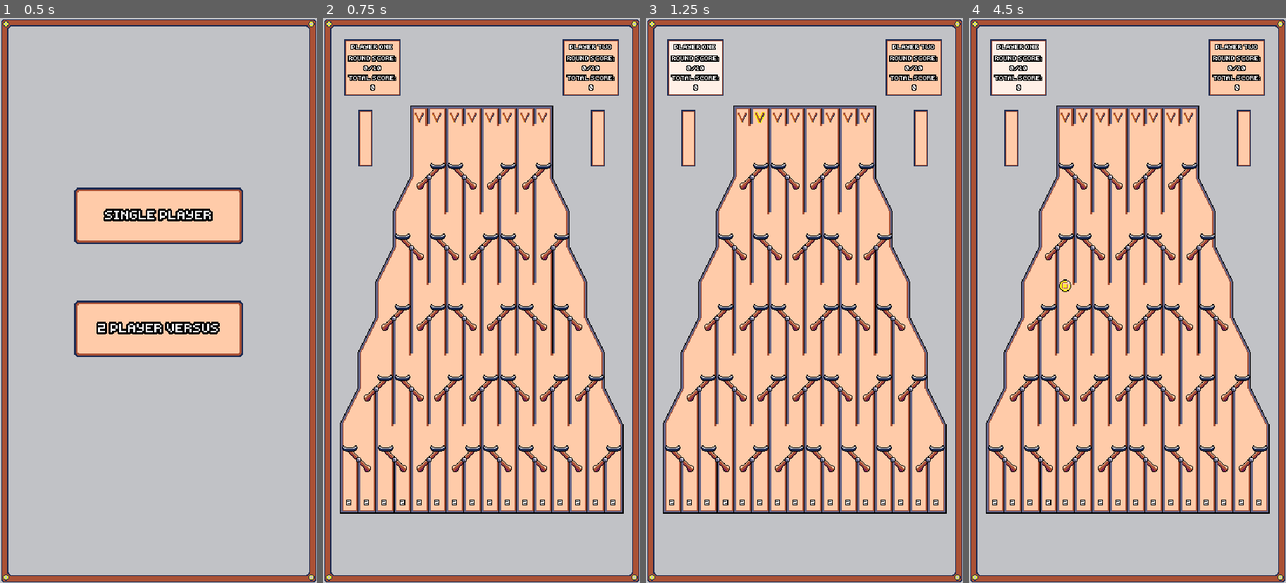
Above: before the commit, frames 1-4 (left to right).
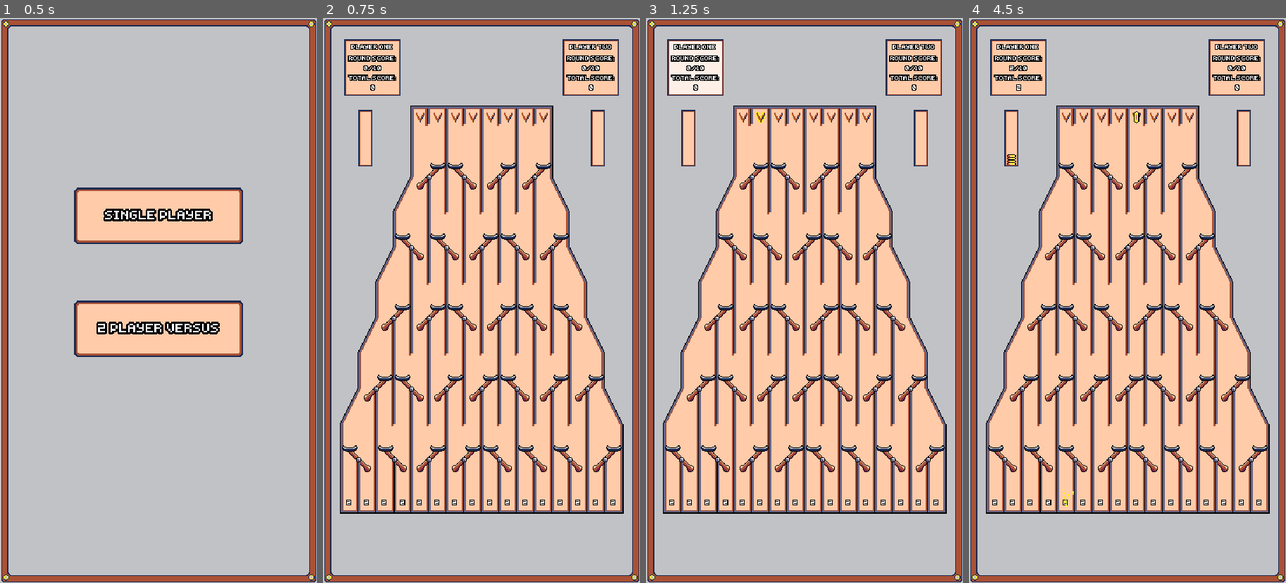
Above: after the commit, the same moments.

Repository: nico-bebop/Coin-Drop
Game: Godot game, scene res://menu/main_menu.tscn
The game is run twice, just before and just after one commit, with the same random seed, the same clock (stepped at 60 frames per second) and the same inputs.
Inputs (mouse positions are in pixels of both pictures, inside the frame that each line leads up to):
- Up to frame 1 (0.5 s): no input
- Up to frame 2 (0.75 s): click "2 PLAYER VERSUS" at 0.5 s
- Up to frame 3 (1.25 s): no input
- Up to frame 4 (4.5 s): move the mouse to (1064, 119) at 1.27 s; click (1064, 119) at 1.35 s; tap Enter at 2 s; move the mouse to (1083, 119) at 2.02 s; click (1083, 119) at 2.1 s; move the mouse to (1098, 119) at 2.77 s; click (1098, 119) at 2.85 s; move the mouse to (1117, 119) at 3.52 s; click (1117, 119) at 3.6 s; move the mouse to (1133, 119) at 4.27 s; click (1133, 119) at 4.35 s

Frame 1 is identical in both runs. In frame 2, 0.4% of the frame differs, in the area x 28-78%, y 16-60%; in frame 3, 0.5%; in frame 4, 2.2%, in the area x 7-78%, y 4-87%.

Commit message:
Coins kinematic

Diff:
--- a/board/board.gd
+++ b/board/board.gd
@@ -9,7 +9,7 @@
 func check_active_coins():
 	if is_inside_tree():
 		for coin in get_tree().get_nodes_in_group("Coins"):
-			if !coin.sleeping:
+			if coin.moving:
 				return
 		turn_system.next_turn()
 
--- a/board/board.tscn
+++ b/board/board.tscn
@@ -66,7 +66,7 @@
 [node name="InnerBorders" parent="." instance=ExtResource( 1 )]
 
 [node name="Slots" type="Node2D" parent="."]
-position = Vector2( 179, 112 )
+position = Vector2( 180, 112 )
 script = ExtResource( 2 )
 
 [node name="Sprite" type="Sprite" parent="Slots"]
@@ -134,7 +134,7 @@
 position = Vector2( 120, 0 )
 
 [node name="Switch5" parent="Switches/Row2" instance=ExtResource( 5 )]
-position = Vector2( 161, 0 )
+position = Vector2( 160, 0 )
 
 [node name="Row3" type="Node2D" parent="Switches"]
 position = Vector2( 60, 179 )
--- a/board/globals.gd
+++ b/board/globals.gd
@@ -1,5 +1,6 @@
 extends Node
 
+const DOWN = "DOWN"
 const LEFT = "LEFT"
 const RIGHT = "RIGHT"
 
--- a/board/moving_parts/coin.gd
+++ b/board/moving_parts/coin.gd
@@ -1,11 +1,18 @@
-extends RigidBody2D
+extends KinematicBody2D
 
 const MAX_MULTIPLIER = 5
-const MAX_SPEED = 150.0
+const MAX_SPEED = 300
+const ACCELERATION = 150
+const LEFT_TARGET = Vector2(20, 2)
+const RIGHT_TARGET = Vector2(-20, 2)
 
+var can_shine = true
+var direction = Globals.DOWN
+var multiplier = 1 setget set_multiplier
+var moving = true
 var orientation = null
-var can_shine = true
-var multiplier = 1 setget set_multiplier
+var target_position
+var velocity = Vector2.ZERO
 
 onready var animation_player = $AnimationPlayer
 onready var coin_combine_audio = $CoinCombineAudio
@@ -14,29 +21,56 @@
 onready var shine_timer = $ShineTimer
 onready var sparkle_effect = $Sparkle
 
-signal check_sleeping_coins
+signal check_moving_coins
 
 
 func _ready():
-	var _err = connect("check_sleeping_coins", get_parent(), "check_active_coins")
+	var _err = connect("check_moving_coins", get_parent(), "check_active_coins")
 
 
-func _physics_process(_delta):
-	if sleeping && can_shine:
+func _physics_process(delta):
+	process_movement(delta)
+	play_idle_animation()
+	velocity = move_and_slide(velocity)
+
+
+func combine_coin():
+	animation_player.stop()
+	animation_player.play("HorizontalFlip")
+	coin_combine_audio.play()
+	yield(animation_player, "animation_finished")
+	sparkle_effect.emitting = true
+
+
+func change_multiplier(value):
+	multiplier = clamp(value, multiplier, MAX_MULTIPLIER)
+	label.text = str(multiplier)
+
+
+func process_movement(delta):
+	match direction:
+		Globals.DOWN:
+			velocity = velocity.move_toward(Vector2.DOWN * MAX_SPEED, ACCELERATION * delta)
+		Globals.LEFT, Globals.RIGHT:
+			global_position = global_position.move_toward(target_position, ACCELERATION * delta)
+
+	if global_position == target_position:
+		direction = Globals.DOWN
+
+
+func play_idle_animation():
+	if !moving && can_shine:
 		shine_timer.start()
 		animation_player.play("IdleShine")
 		can_shine = false
 
 
-func _integrate_forces(_state):
-	linear_velocity = linear_velocity.limit_length(MAX_SPEED)
-
-
 func _on_SwitchCollision_body_entered(body):
-	sleeping = true
+	moving = false
 	orientation = body.get("orientation")
 	coin_land_audio.play()
-	emit_signal("check_sleeping_coins")
+	emit_signal("check_moving_coins")
+	set_target_position()
 
 
 func _on_CoinCollision_combine(value):
@@ -44,25 +78,12 @@
 	change_multiplier(value)
 
 
-func combine_coin():
-	animation_player.play("HorizontalFlip")
-	coin_combine_audio.play()
-	yield(animation_player, "animation_finished")
-	sparkle_effect.emitting = true
-	can_shine = false
-
-
-func change_multiplier(value):
-	multiplier = clamp(value, multiplier, MAX_MULTIPLIER)
-	label.text = str(multiplier)
-
-
 func _on_SwitchCollision_body_exited(_body):
-	sleeping = false
+	moving = true
 
 
 func _on_Coin_tree_exited():
-	emit_signal("check_sleeping_coins")
+	emit_signal("check_moving_coins")
 
 
 func _on_ShineTimer_timeout():
@@ -71,3 +92,11 @@
 
 func set_multiplier(value):
 	multiplier = value
+
+
+func set_target_position():
+	match orientation:
+		Globals.LEFT:
+			target_position = global_position + LEFT_TARGET
+		Globals.RIGHT:
+			target_position = global_position + RIGHT_TARGET
--- a/board/moving_parts/coin.tscn
+++ b/board/moving_parts/coin.tscn
@@ -9,16 +9,15 @@
 [ext_resource path="res://assets/sprites/game/coin.png" type="Texture" id=7]
 [ext_resource path="res://assets/fonts/font_material.tres" type="Material" id=8]
 
-[sub_resource type="CapsuleShape2D" id=5]
+[sub_resource type="CircleShape2D" id=11]
 radius = 6.0
-height = 6.0
 
 [sub_resource type="CapsuleShape2D" id=9]
 radius = 6.0
 height = 6.0
 
 [sub_resource type="RectangleShape2D" id=10]
-extents = Vector2( 6, 2.5 )
+extents = Vector2( 6, 3 )
 
 [sub_resource type="Animation" id=6]
 resource_name = "HorizontalFlip"
@@ -33,7 +32,7 @@
 "times": PoolRealArray( 0, 0.1, 0.2, 0.3, 0.4, 0.5 ),
 "transitions": PoolRealArray( 1, 1, 1, 1, 1, 1 ),
 "update": 1,
-"values": [ 1, 2, 3, 2, 1, 4 ]
+"values": [ 1, 2, 3, 2, 1, 0 ]
 }
 
 [sub_resource type="Animation" id=8]
@@ -49,7 +48,7 @@
 "times": PoolRealArray( 0, 0.1, 0.2, 0.3, 0.4, 0.5, 0.6 ),
 "transitions": PoolRealArray( 1, 1, 1, 1, 1, 1, 1 ),
 "update": 1,
-"values": [ 0, 5, 6, 7, 8, 9, 0 ]
+"values": [ 0, 4, 5, 6, 7, 8, 0 ]
 }
 
 [sub_resource type="Animation" id=7]
@@ -67,28 +66,22 @@
 "values": [ 0 ]
 }
 
-[node name="Coin" type="RigidBody2D" groups=["Coins"]]
+[node name="Coin" type="KinematicBody2D" groups=["Coins"]]
 collision_layer = 8
 collision_mask = 7
-mode = 2
-gravity_scale = 1.5
-contacts_reported = 1
-contact_monitor = true
 script = ExtResource( 3 )
 
 [node name="Sparkle" parent="." instance=ExtResource( 5 )]
 
 [node name="Sprite" type="Sprite" parent="."]
 texture = ExtResource( 7 )
-hframes = 10
+hframes = 9
 
 [node name="CollisionShape2D" type="CollisionShape2D" parent="."]
-visible = false
 rotation = 1.5708
-shape = SubResource( 5 )
+shape = SubResource( 11 )
 
 [node name="CoinCollision" type="Area2D" parent="."]
-visible = false
 collision_layer = 8
 collision_mask = 8
 script = ExtResource( 4 )
@@ -101,7 +94,7 @@
 collision_mask = 2
 
 [node name="CollisionShape2D" type="CollisionShape2D" parent="SwitchCollision"]
-position = Vector2( 0, 4.5 )
+position = Vector2( 0, 5 )
 shape = SubResource( 10 )
 
 [node name="AnimationPlayer" type="AnimationPlayer" parent="."]
--- a/board/moving_parts/coin_collision.gd
+++ b/board/moving_parts/coin_collision.gd
@@ -1,29 +1,19 @@
 extends Area2D
-
-const IMPULSE = Vector2(65, 0)
 
 signal combine(value)
 
 
 func _on_CoinCollision_body_entered(_body):
 	var coin = get_parent()
-	if coin.sleeping:
-		push_other(coin)
+	if !coin.moving:
+		coin.direction = coin.orientation
 
 	var bodies = get_overlapping_bodies()
 	if bodies.size() > 1:
 		combine(bodies)
 
 
-func push_other(coin):
-	match coin.orientation:
-		Globals.LEFT:
-			coin.apply_central_impulse(IMPULSE)
-		Globals.RIGHT:
-			coin.apply_central_impulse(-IMPULSE)
-
-
 func combine(coins):
-	if !coins[0].sleeping && !coins[1].sleeping:
+	if coins[0].moving && coins[1].moving:
+		emit_signal("combine", coins[0].multiplier + coins[1].multiplier)
 		coins[0].queue_free()
-		emit_signal("combine", coins[0].multiplier + coins[1].multiplier)
--- a/board/moving_parts/switch.tscn
+++ b/board/moving_parts/switch.tscn
@@ -4,7 +4,7 @@
 [ext_resource path="res://assets/sprites/game/switch.png" type="Texture" id=2]
 
 [sub_resource type="RectangleShape2D" id=6]
-extents = Vector2( 6, 1.75 )
+extents = Vector2( 6, 1 )
 
 [sub_resource type="Animation" id=3]
 resource_name = "FlipToRight 2"
@@ -218,7 +218,7 @@
 one_way_collision = true
 
 [node name="AnimationPlayer" type="AnimationPlayer" parent="."]
-playback_speed = 2.0
+playback_speed = 2.5
 anims/FlipToLeft = SubResource( 3 )
 anims/FlipToRight = SubResource( 4 )
 anims/RESET = SubResource( 5 )
@@ -228,7 +228,6 @@
 collision_mask = 0
 
 [node name="CollisionShape2D" type="CollisionShape2D" parent="Bottom"]
-visible = false
 position = Vector2( 0, 15 )
 shape = SubResource( 2 )
 
Binary file changed: assets/sprites/game/board.png
Binary file changed: assets/sprites/game/coin.png
